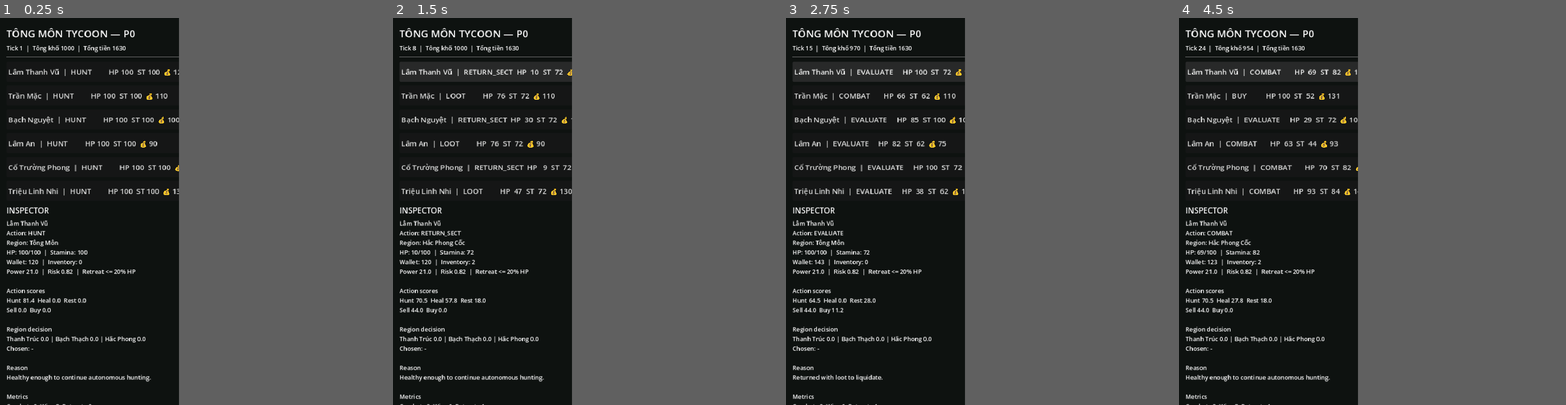
Above: before the commit, frames 1-4 (left to right).
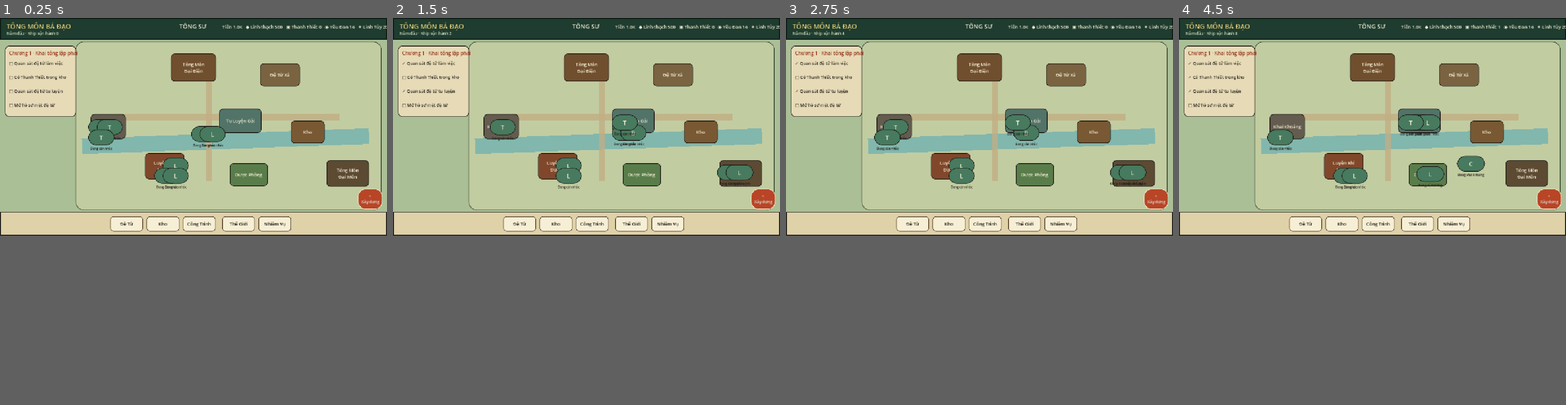
Above: after the commit, the same moments.

Repository: vuanhtuan161094-byte/TongMonBaDao
Game: Godot game, scene res://scenes/p3/p3_1_landscape_sect.tscn
Two runs of this game, one before a commit and one after it. Both use one fixed random seed, a clock stepped at 60 frames per second and the inputs below. Before the commit the project starts from res://scenes/p0/p0_sandbox.tscn.
Inputs (mouse positions are in pixels of both pictures, inside the frame that each line leads up to):
- Up to frame 1 (0.25 s): no input
- Up to frame 2 (1.5 s): click (493, 72) at 0.5 s, where only the run before the commit has a clickable "Lâm Thanh Vũ | TRAVEL HP 100 …"; click (489, 72) at 1.25 s, where only the run before the commit has a clickable "Lâm Thanh Vũ | HUNT HP 36 ST …"
- Up to frame 3 (2.75 s): click (882, 72) at 2 s, where only the run before the commit has a clickable "Lâm Thanh Vũ | HEAL HP 10 ST …"
- Up to frame 4 (4.5 s): click (1283, 72) at 2.75 s, where only the run before the commit has a clickable "Lâm Thanh Vũ | EVALUATE HP 10…"; click (1279, 72) at 3.5 s, where only the run before the commit has a clickable "Lâm Thanh Vũ | TRAVEL HP 100 …"; click (1279, 72) at 4.25 s, where only the run before the commit has a clickable "Lâm Thanh Vũ | HUNT HP 69 ST …"
In our replay, the window is 370x800 before the commit and 800x450 after it. These sizes can differ from the game's own. Grey fills any space a smaller window leaves; there, only what the larger window draws over its background counts as a difference.

The runs differ from the first frame. In frame 1, 40% of the frame differs, in the area x 0-100%, y 0-100%; in frame 2, 40%; in frame 3, 40%; in frame 4, 40%.

Commit message:
Switch main presentation target to landscape P3.1 shell

Diff:
--- a/godot/project.godot
+++ b/godot/project.godot
@@ -3,24 +3,26 @@
 ; since the parameters that go here are not all obvious.
 ;
 ; Format:
-;   [section] ; section goes between []
+;   [section] ; section between []
 ;   param=value ; assign values to parameters
 
 config_version=5
 
 [application]
 
-config/name="Tong Mon Tycoon P0"
-run/main_scene="res://scenes/p0/p0_sandbox.tscn"
+config/name="Tong Mon Ba Dao"
+run/main_scene="res://scenes/p3/p3_1_landscape_sect.tscn"
 config/features=PackedStringArray("4.7")
 
 [display]
 
-window/size/viewport_width=390
-window/size/viewport_height=844
-window/size/window_width_override=390
-window/size/window_height_override=844
+window/size/viewport_width=1280
+window/size/viewport_height=720
+window/size/window_width_override=1280
+window/size/window_height_override=720
+window/handheld/orientation=0
 window/stretch/mode="canvas_items"
+window/stretch/aspect="expand"
 
 [rendering]
 
